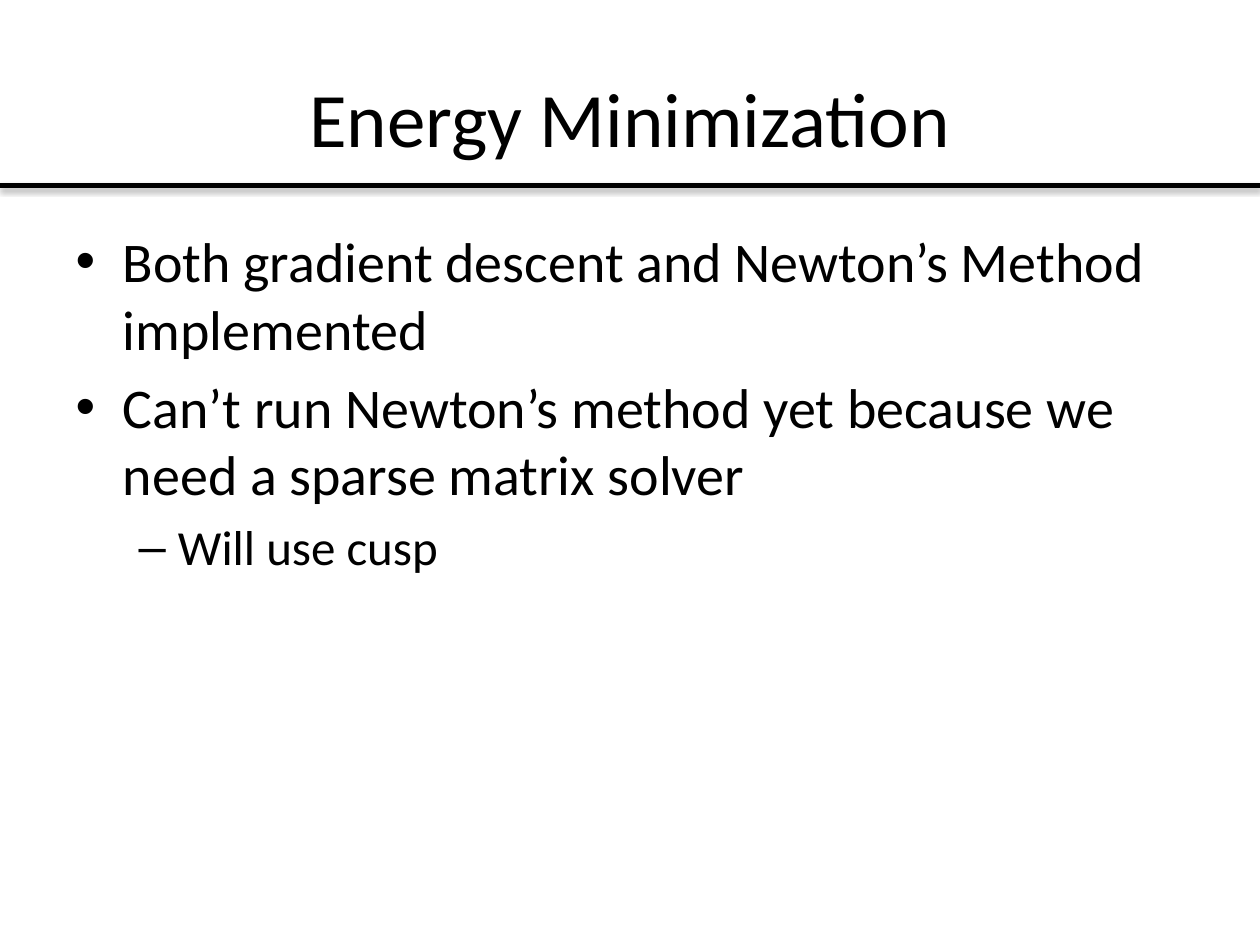
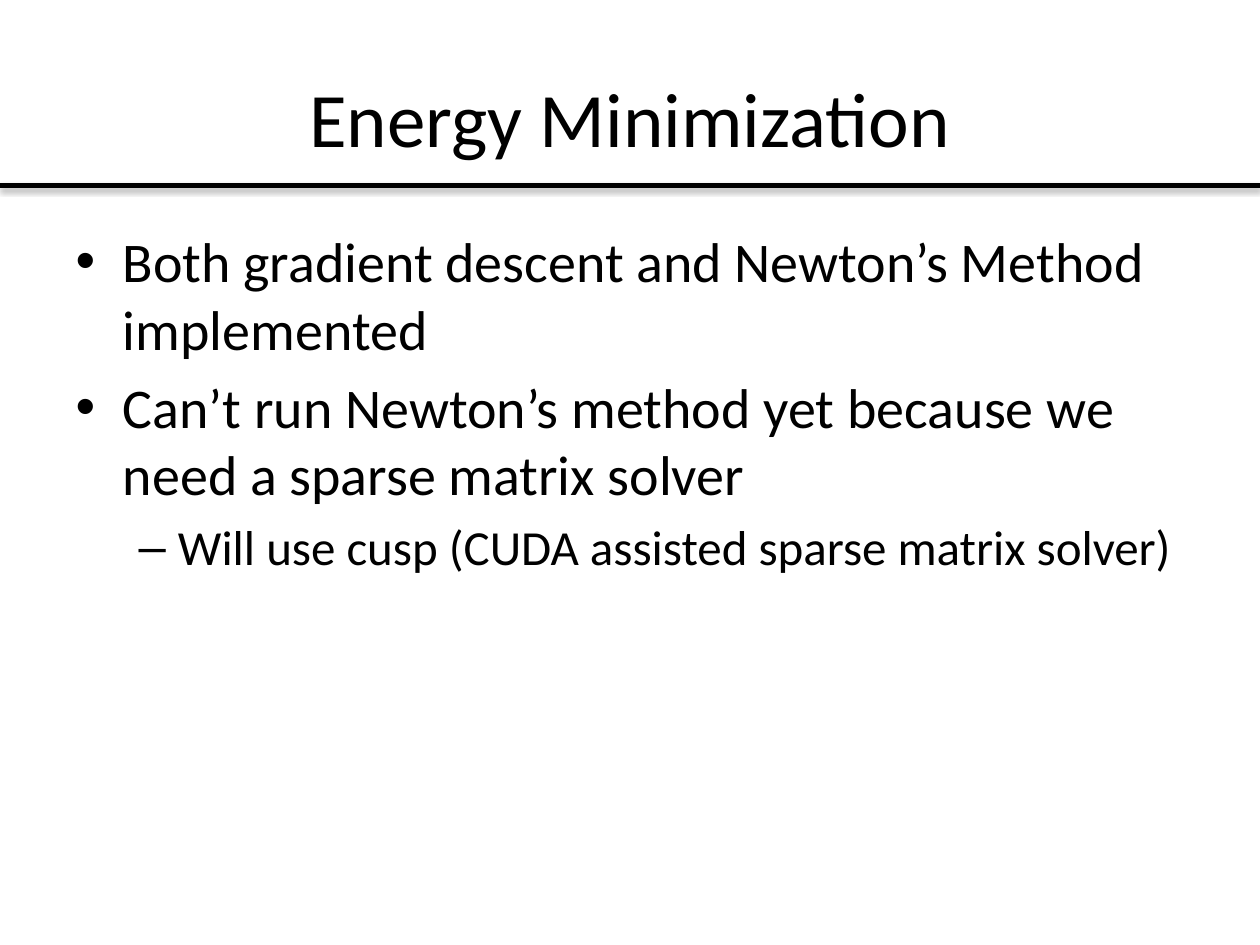
Before and after one commit to arjunnar/MakerbotFEMSim, a slide deck: slide 9 of Midpoint Presentation/6.S079MidpointPresentation.pptx. Drawn at 1260x945 pixels with LibreOffice and Linux fonts; fonts in the diff are those of the drawing. Boxes give left, top, right and bottom in pixels: in the first picture for what was removed or moved away, otherwise in the second. Text is boxed around its words. In the diff, an @@ line names an element or a change of style, - is before the commit and + after.

```diff
--- a/Midpoint Presentation/6.S079MidpointPresentation.pptx
+++ b/Midpoint Presentation/6.S079MidpointPresentation.pptx
@@ text at <box>178,529,1171,573</box>: text changed @@
-  – Will use cusp
+  – Will use cusp (CUDA assisted sparse matrix solver)
```
Also in this commit, not shown: 3 other slides changed.
